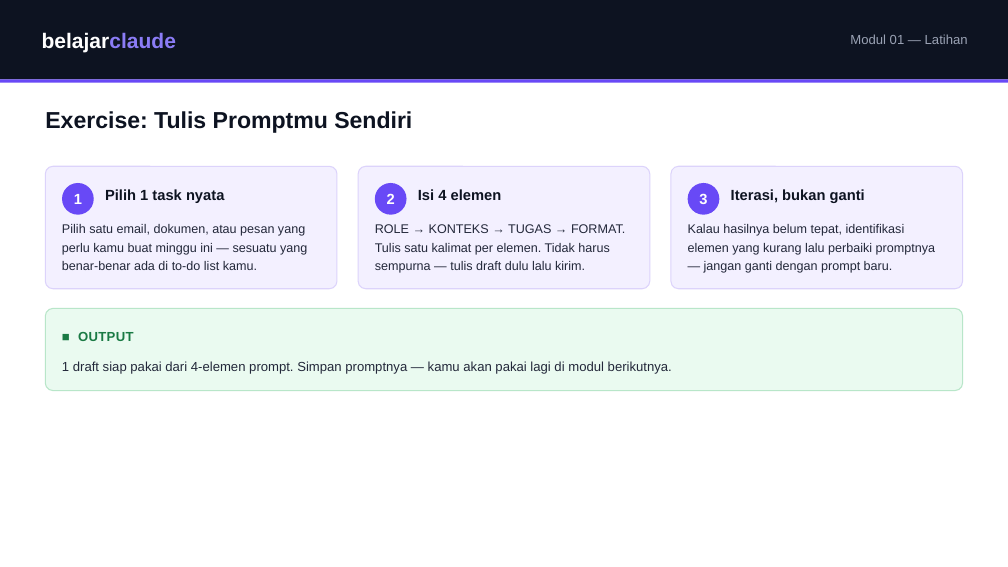
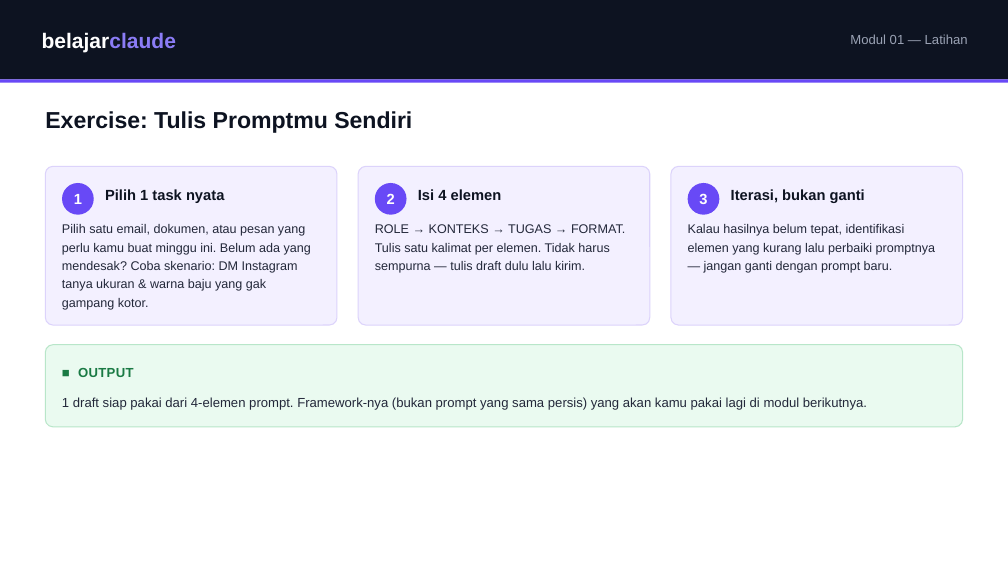
Before and after one commit to juliautomo/belajar-claude, a slide deck: slide 4 of K2-Produktivitas/M01-Role-Prompting/K2-M01-Role-Prompting.pptx. Drawn at 1008x567 pixels with LibreOffice and Linux fonts; fonts in the diff are those of the drawing. Boxes give left, top, right and bottom in pixels: in the first picture for what was removed or moved away, otherwise in the second. Text is boxed around its words. In the diff, an @@ line names an element or a change of style, - is before the commit and + after.

Commit message:
M1: fix overstated 'reuse prompt in next module' claim, add concrete exercise scenario (HTML, PPT, PDF)

```diff
--- a/K2-Produktivitas/M01-Role-Prompting/K2-M01-Role-Prompting.pptx
+++ b/K2-Produktivitas/M01-Role-Prompting/K2-M01-Role-Prompting.pptx
@@ rounded rectangle: place and size @@
-rounded rectangle at bbox=[45, 166, 337, 289]
+rounded rectangle at bbox=[45, 166, 337, 325]
@@ rounded rectangle: place and size @@
-rounded rectangle at bbox=[358, 166, 650, 289]
+rounded rectangle at bbox=[358, 166, 650, 325]
@@ proportions changed in 3 elements at bbox=[45, 166, 337, 325], bbox=[358, 166, 650, 325], bbox=[671, 166, 963, 325] @@
@@ rounded rectangle: place and size @@
-rounded rectangle at bbox=[671, 166, 963, 289]
+rounded rectangle at bbox=[671, 166, 963, 325]
@@ text at bbox=[62, 224, 311, 310]: text changed @@
-Pilih satu email, dokumen, atau pesan yang perlu kamu buat minggu ini — sesuatu yang benar-benar ada di to-do list kamu.
+Pilih satu email, dokumen, atau pesan yang perlu kamu buat minggu ini. Belum ada yang mendesak? Coba skenario: DM Instagram tanya ukuran & warna baju yang gak gampang kotor.
@@ rounded rectangle: place and size @@
-rounded rectangle at bbox=[45, 309, 963, 391]
+rounded rectangle at bbox=[45, 345, 963, 427]
@@ text "■ OUTPUT": place and size @@
-text "■ OUTPUT" at bbox=[78, 332, 133, 341]
+text "■ OUTPUT" at bbox=[78, 368, 133, 377]
@@ text at bbox=[62, 397, 867, 410]: text changed @@
-1 draft siap pakai dari 4-elemen prompt. Simpan promptnya — kamu akan pakai lagi di modul berikutnya.
+1 draft siap pakai dari 4-elemen prompt. Framework-nya (bukan prompt yang sama persis) yang akan kamu pakai lagi di modul berikutnya.
```
Also in this commit, not shown: 2 other files.
